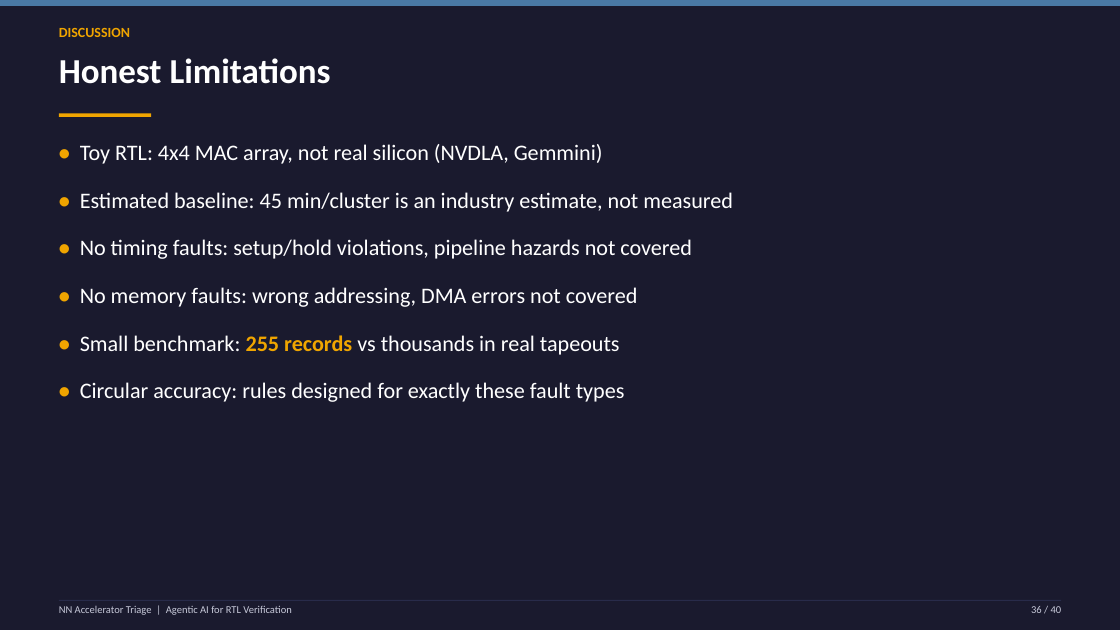
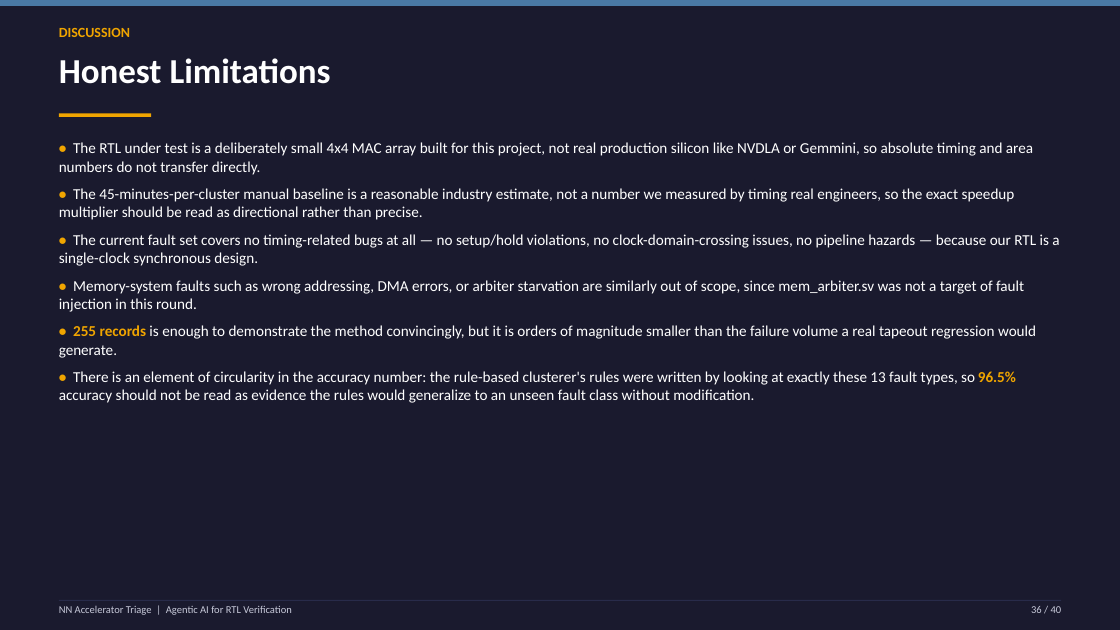
Before and after one commit to Sumedh350/nn-accel-triage, a slide deck: slide 36 of reports/nn_accel_triage_presentation.pptx. Drawn at 1120x630 pixels with LibreOffice and Linux fonts; fonts in the diff are those of the drawing. Boxes give left, top, right and bottom in pixels: in the first picture for what was removed or moved away, otherwise in the second. Text is boxed around its words. In the diff, an @@ line names an element or a change of style, - is before the commit and + after.

```diff
--- a/reports/nn_accel_triage_presentation.pptx
+++ b/reports/nn_accel_triage_presentation.pptx
@@ text at box(59, 142, 1059, 403): text changed; size 19 to 13 pt @@
-• Toy RTL: 4x4 MAC array, not real silicon (NVDLA, Gemmini)
-• Estimated baseline: 45 min/cluster is an industry estimate, not measured
-• No timing faults: setup/hold violations, pipeline hazards not covered
-• No memory faults: wrong addressing, DMA errors not covered
-• Small benchmark: 255 records vs thousands in real tapeouts
-• Circular accuracy: rules designed for exactly these fault types
+• The RTL under test is a deliberately small 4x4 MAC array built for this project, not real production silicon like NVDLA or Gemmini, so absolute timing and area numbers do not transfer directly.
+• The 45-minutes-per-cluster manual baseline is a reasonable industry estimate, not a number we measured by timing real engineers, so the exact speedup multiplier should be read as directional rather than precise.
+• The current fault set covers no timing-related bugs at all — no setup/hold violations, no clock-domain-crossing issues, no pipeline hazards — because our RTL is a single-clock synchronous design.
+• Memory-system faults such as wrong addressing, DMA errors, or arbiter starvation are similarly out of scope, since mem_arbiter.sv was not a target of fault injection in this round.
+• 255 records is enough to demonstrate the method convincingly, but it is orders of magnitude smaller than the failure volume a real tapeout regression would generate.
+• There is an element of circularity in the accuracy number: the rule-based clusterer's rules were written by looking at exactly these 13 fault types, so 96.5% accuracy should not be read as evidence the rules would generalize to an unseen fault class without modification.
```
Also in this commit, not shown: 36 other slides changed.
